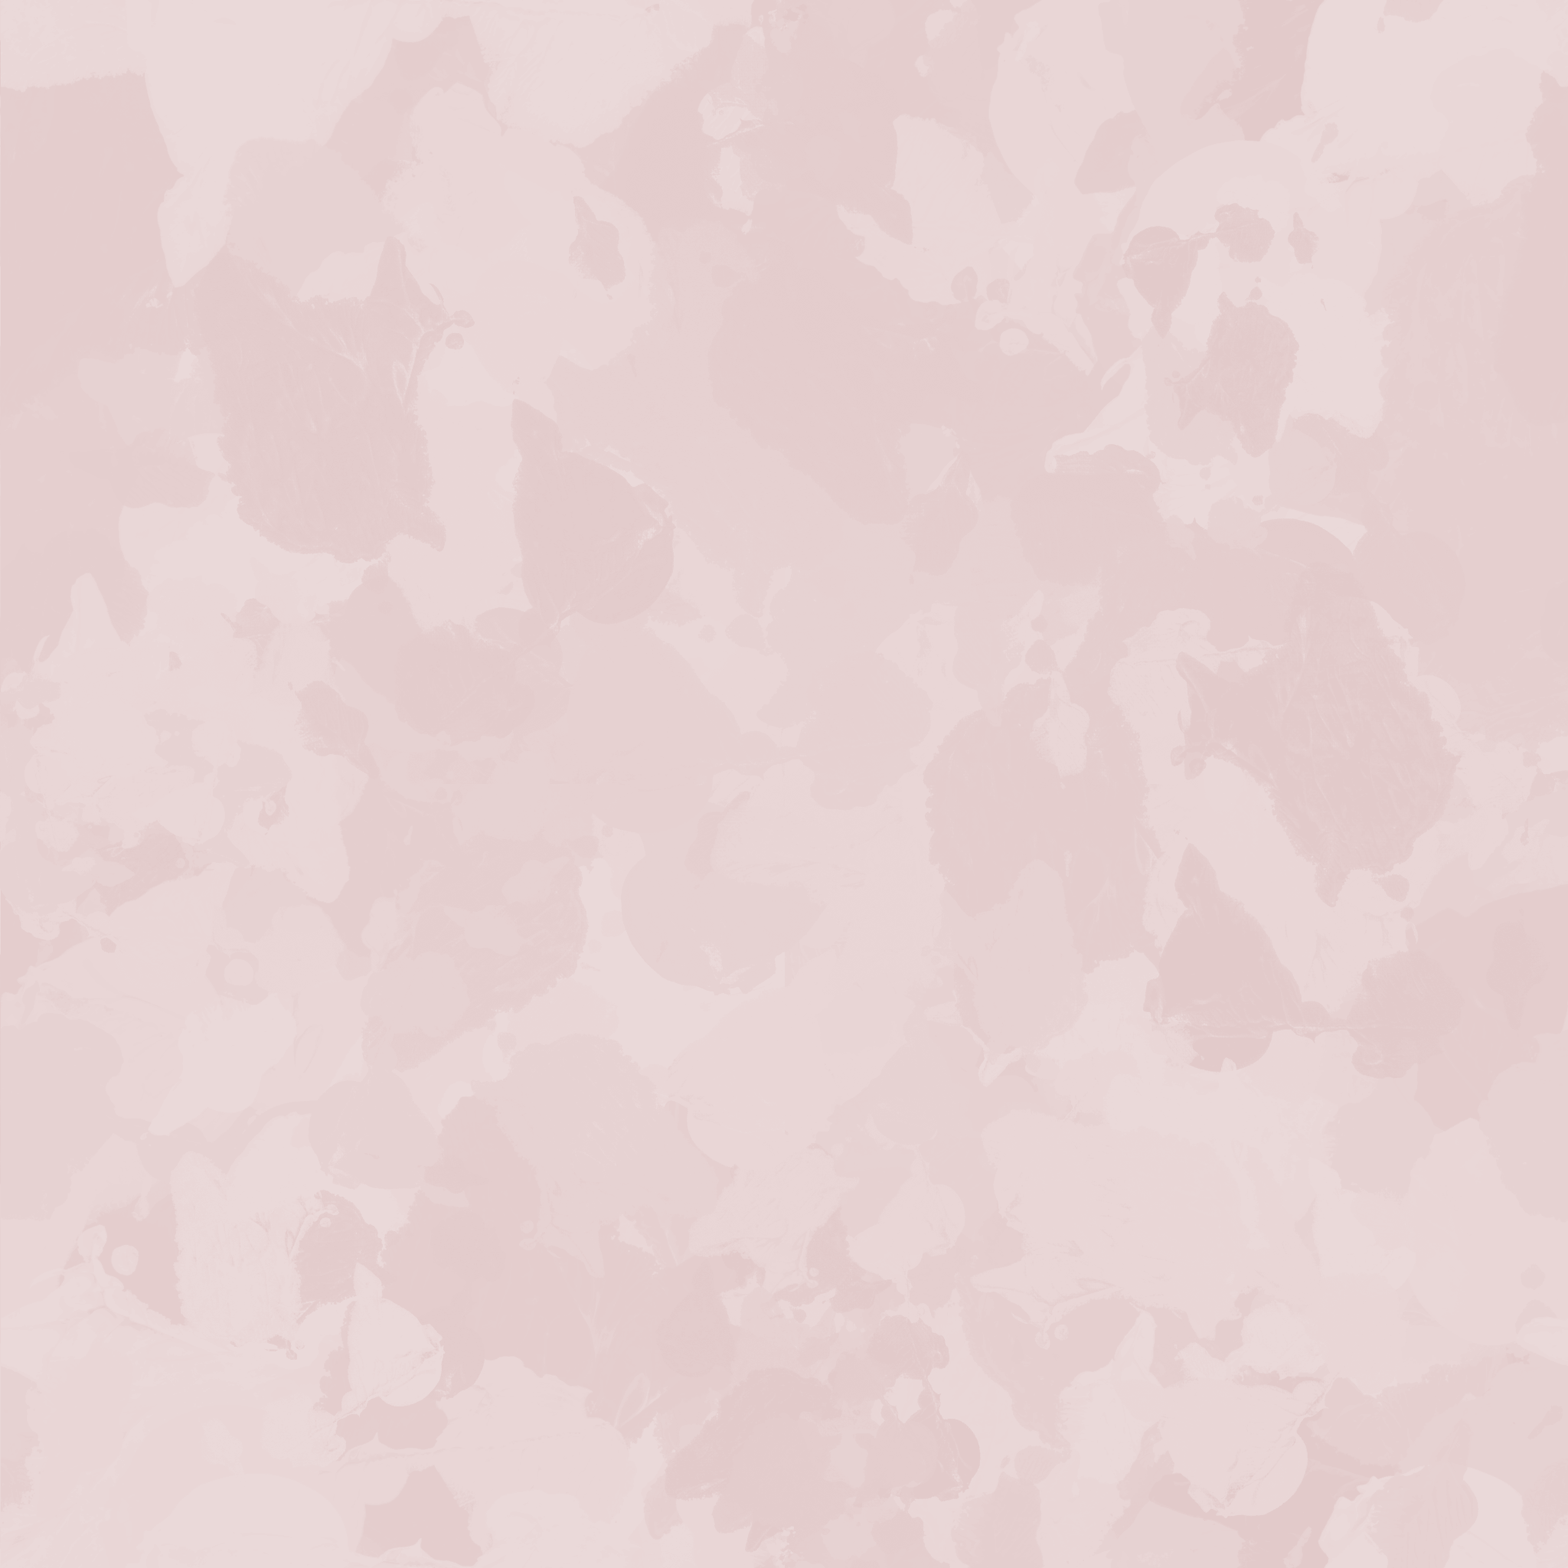
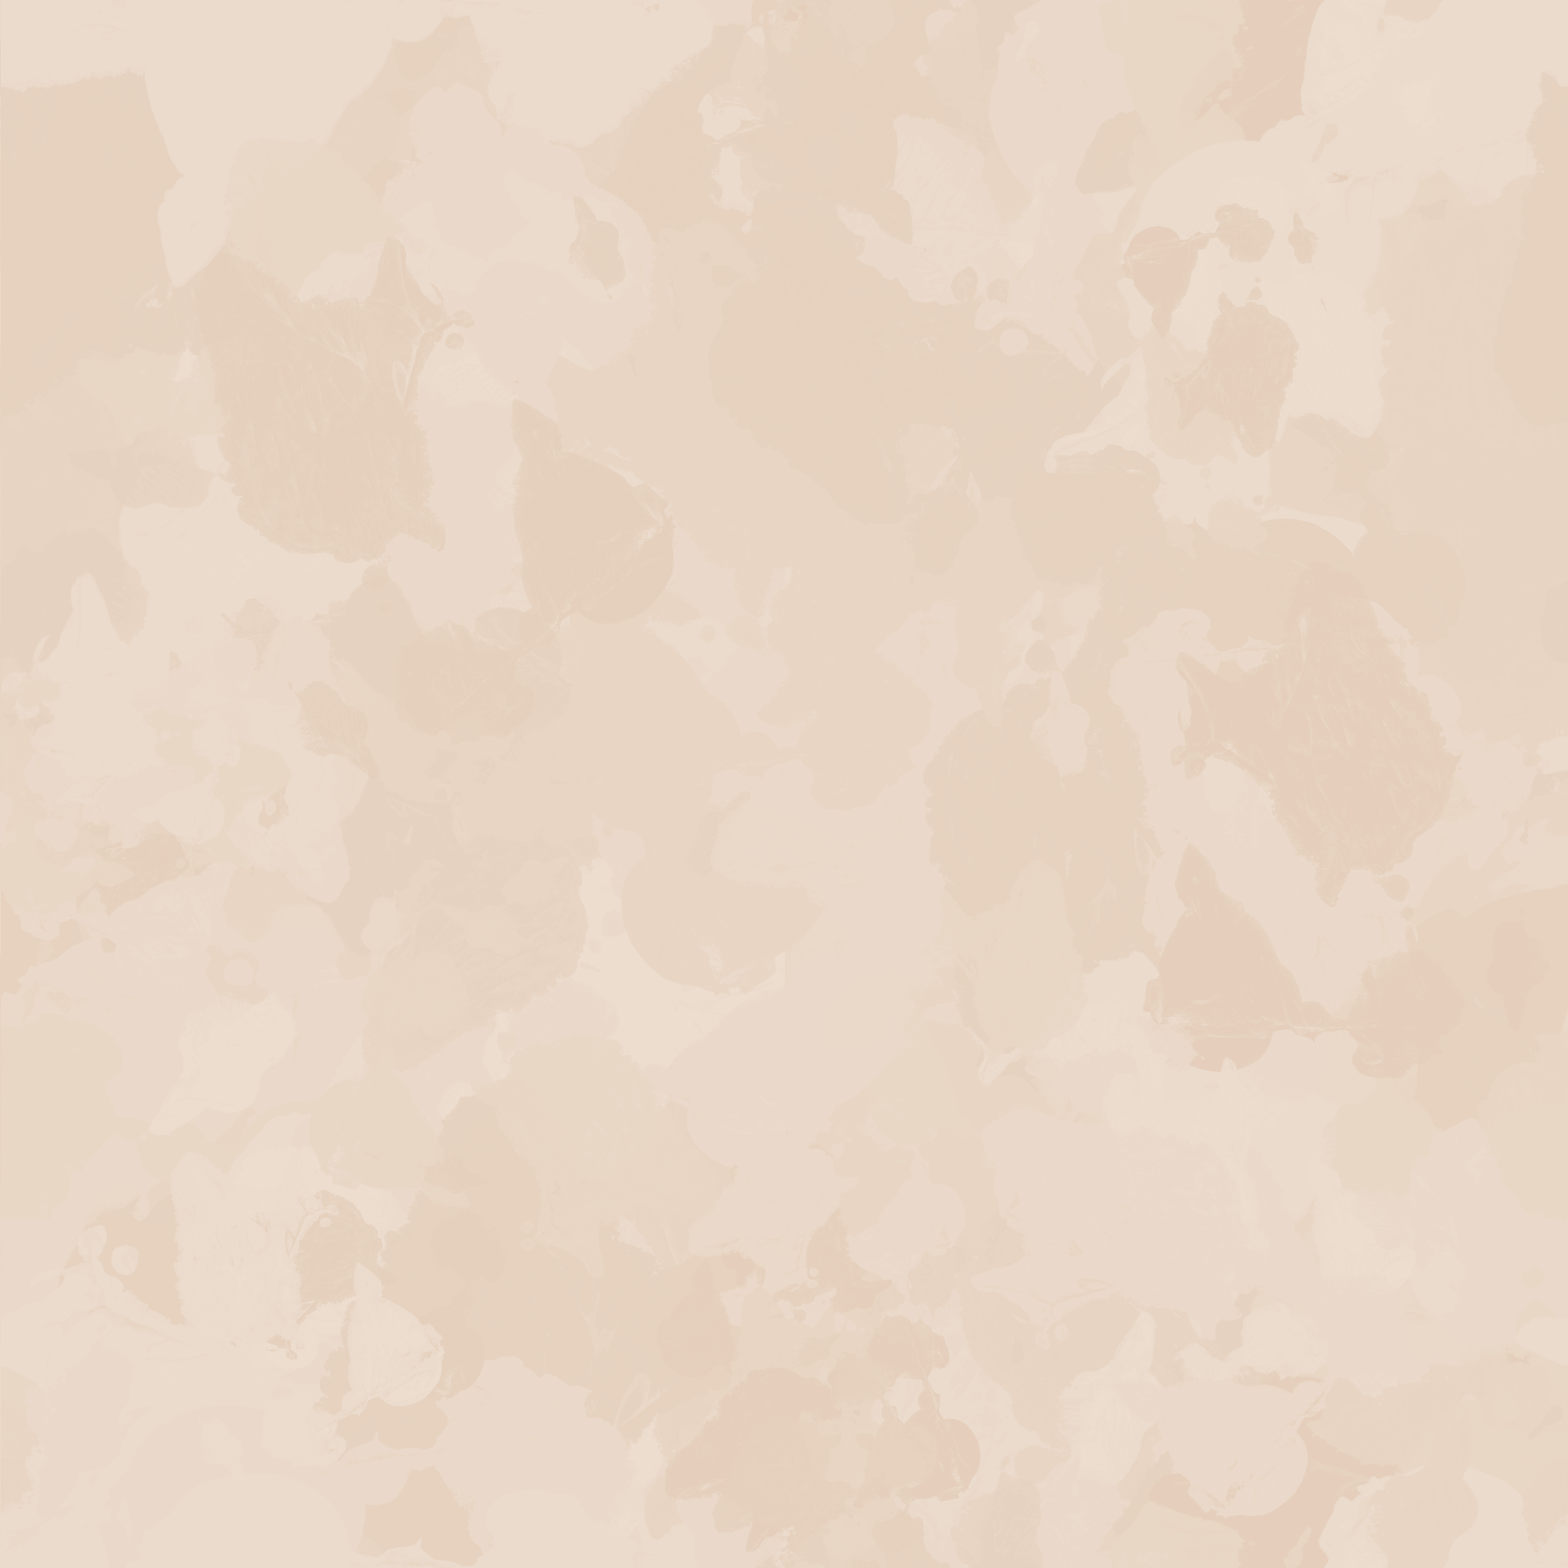
Two versions of the same layered image (1568x1568). Layer-by-layer changes:
pixels changed over (x1=0, y1=0, x2=1568, y2=1568) (layer not identified)